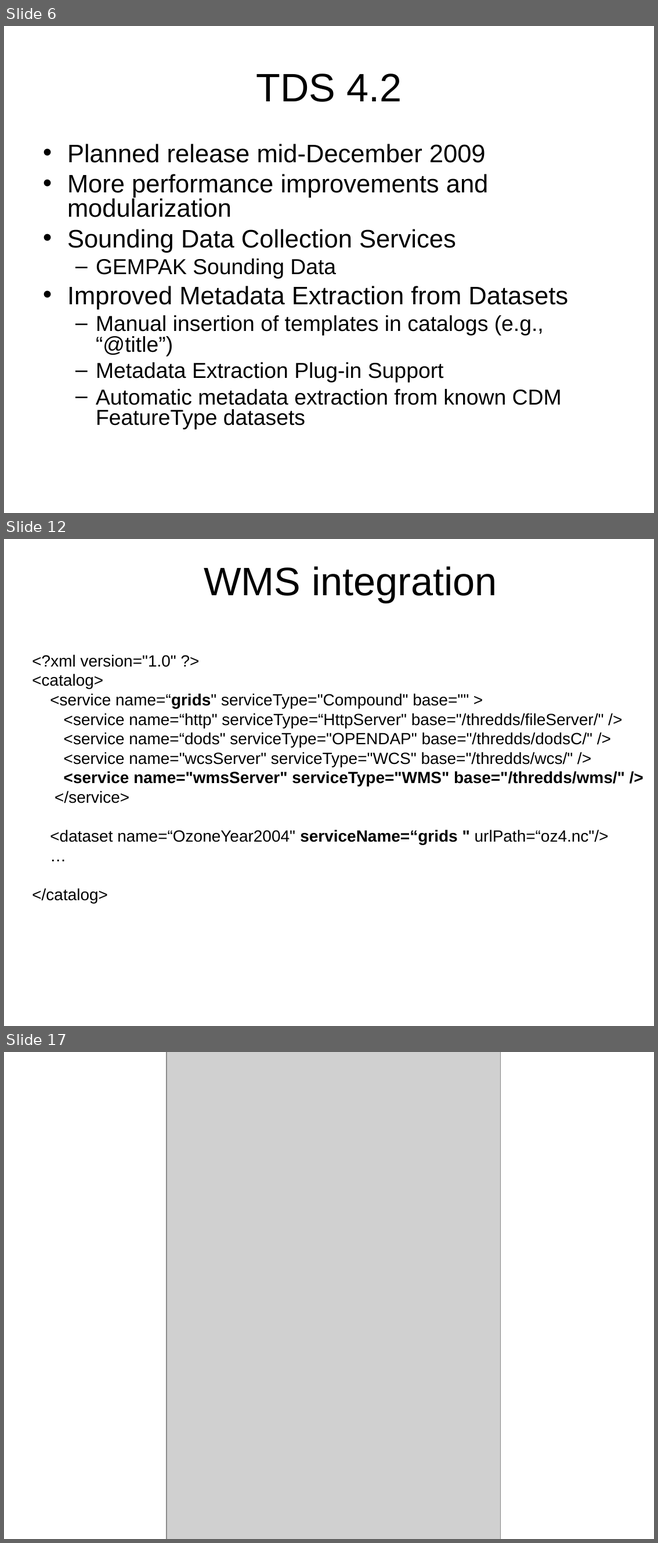
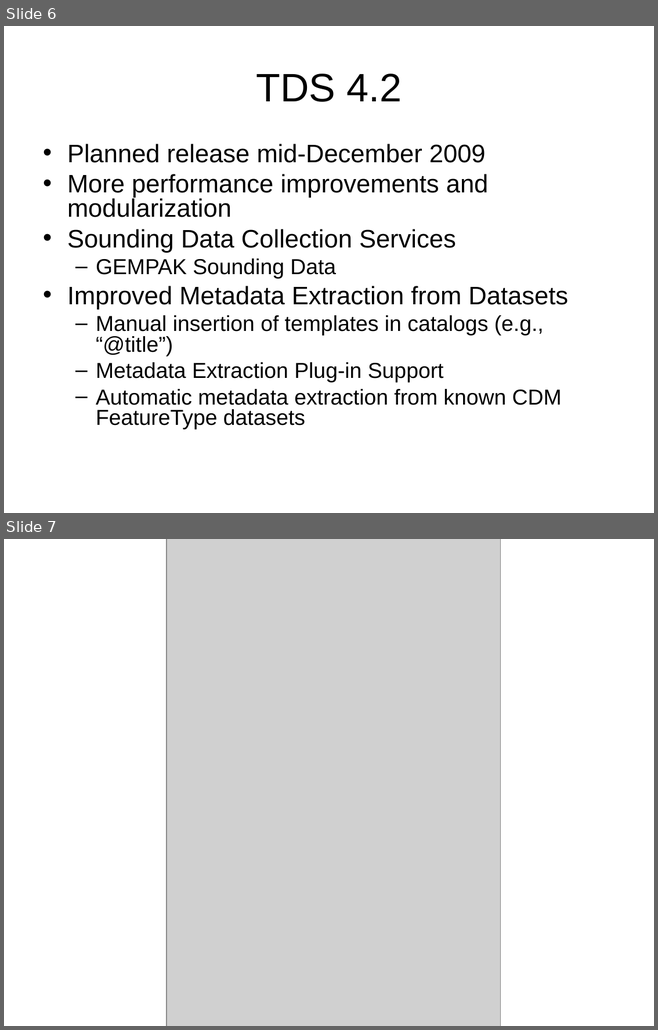
Before and after one commit to ooici-eoi/THREDDS, a slide deck: docs/web/thredds/tech/tutorial/TDS4.ppt. Shown one above the other, each under a label of ours: slides 6, 12 and 17 before the commit, slides 6 and 7 after it; the slides between them are not shown. The pictures are 658x1543 and 658x1030 pixels, drawn with LibreOffice and Linux fonts; fonts in the diff are those of the drawing; grey boxes stand for pictures; background and template pictures are left out. Boxes give left, top, right and bottom in pixels: in the first picture for what was removed or moved away, otherwise in the second. Text is boxed around its words. In the diff, an @@ line names an element or a change of style, - is before the commit and + after.

```diff
--- a/docs/web/thredds/tech/tutorial/TDS4.ppt
+++ b/docs/web/thredds/tech/tutorial/TDS4.ppt
@@ slide 12 removed at (4,539,654,1026), background picture (left out) @@
@@ title removed at (204,566,496,602) @@
-WMS integration
@@ text removed at (32,654,625,903) @@
-<?xml version="1.0" ?>
-<catalog>
-<service name=“grids" serviceType="Compound" base="" >
-<service name=“http" serviceType=“HttpServer" base="/thredds/fileServer/" />
-<service name=“dods" serviceType="OPENDAP" base="/thredds/dodsC/" />
-<service name="wcsServer" serviceType="WCS" base="/thredds/wcs/" />
-<service name="wmsServer" serviceType="WMS" base="/thredds/wms/" />
-</service>
-<dataset name=“OzoneYear2004" serviceName=“grids " urlPath=“oz4.nc"/>
-…
-</catalog>
@@ what was slide 17 is now slide 7 @@
```
Also in this commit, not shown: 9 other slides removed, 2 other files.
